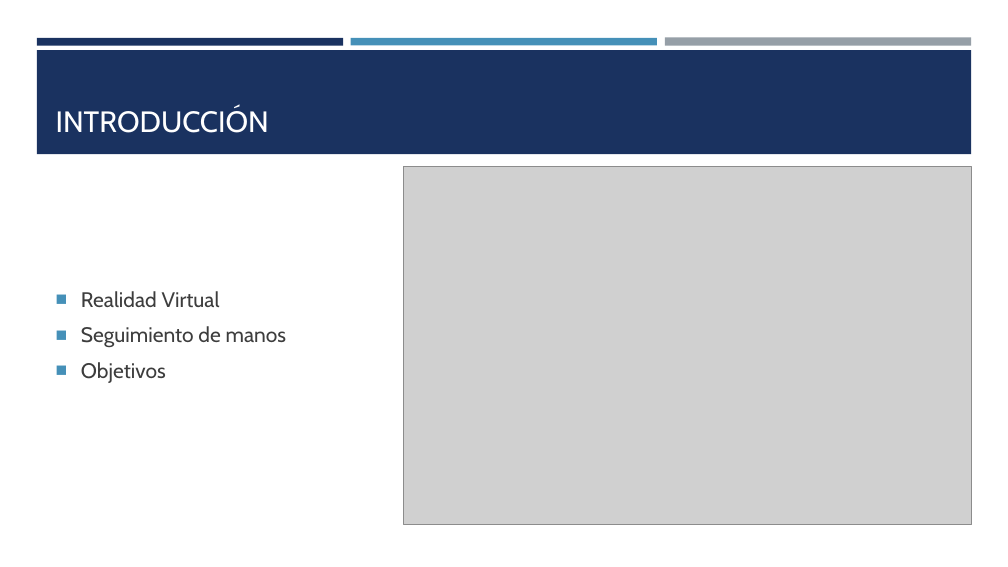
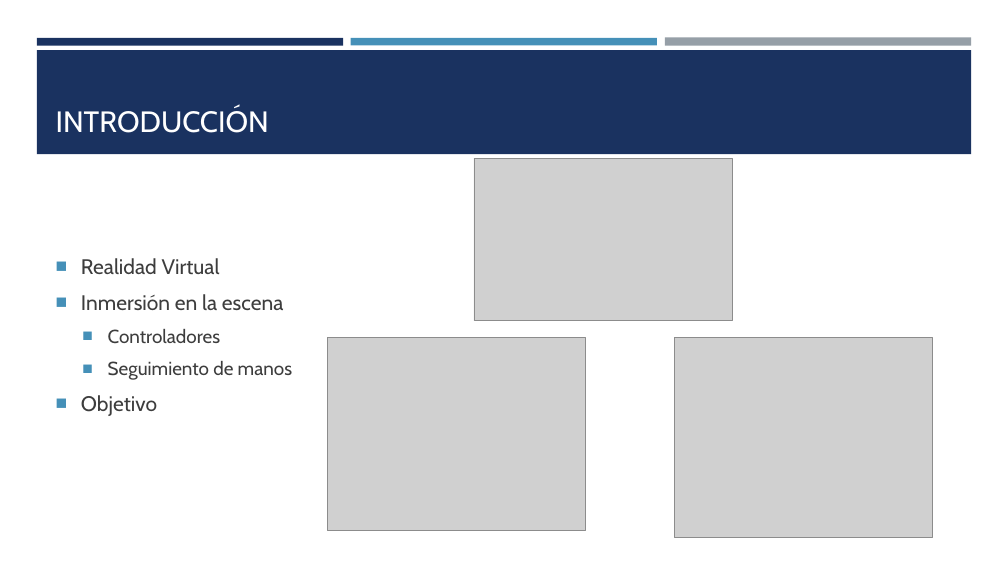
Before and after one commit to JuJoarias/TFG, a slide deck: slide 3 of presentacion/presentacion.pptx. Drawn at 1008x567 pixels with LibreOffice and Linux fonts; fonts in the diff are those of the drawing; grey boxes stand for pictures. Boxes give left, top, right and bottom in pixels: in the first picture for what was removed or moved away, otherwise in the second. Text is boxed around its words. In the diff, an @@ line names an element or a change of style, - is before the commit and + after.

Commit message:
presentacion

```diff
--- a/presentacion/presentacion.pptx
+++ b/presentacion/presentacion.pptx
@@ picture: place and size @@
-picture at (404, 167, 972, 525)
+picture at (474, 158, 733, 321)
@@ text at (81, 294, 283, 343): paragraphs added @@
+■ Inmersión en la escena
+  ■ Controladores
@@ picture added at (327, 337, 586, 531) @@
@@ picture added at (675, 337, 933, 538) @@
@@ text at (108, 361, 292, 380): size 20 to 18 pt in "Seguimiento de manos"; list level 1 to 2 in "Seguimiento de manos" @@
@@ text at (81, 395, 157, 416): text changed @@
-■ Objetivos
+■ Objetivo
```
Also in this commit, not shown: 2 other slides changed, 1 slide added, 1 slide removed, 1 other file.
